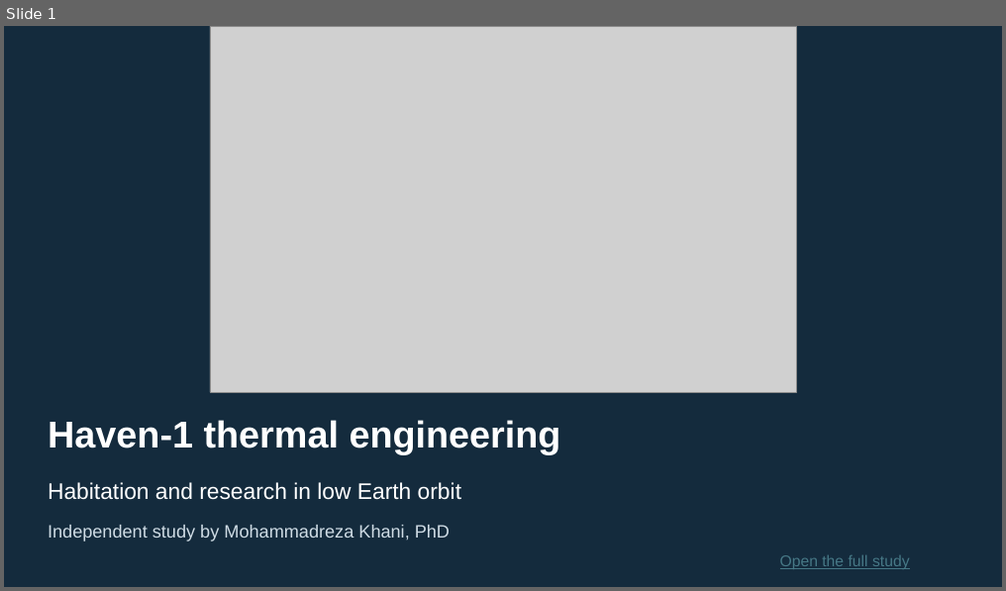
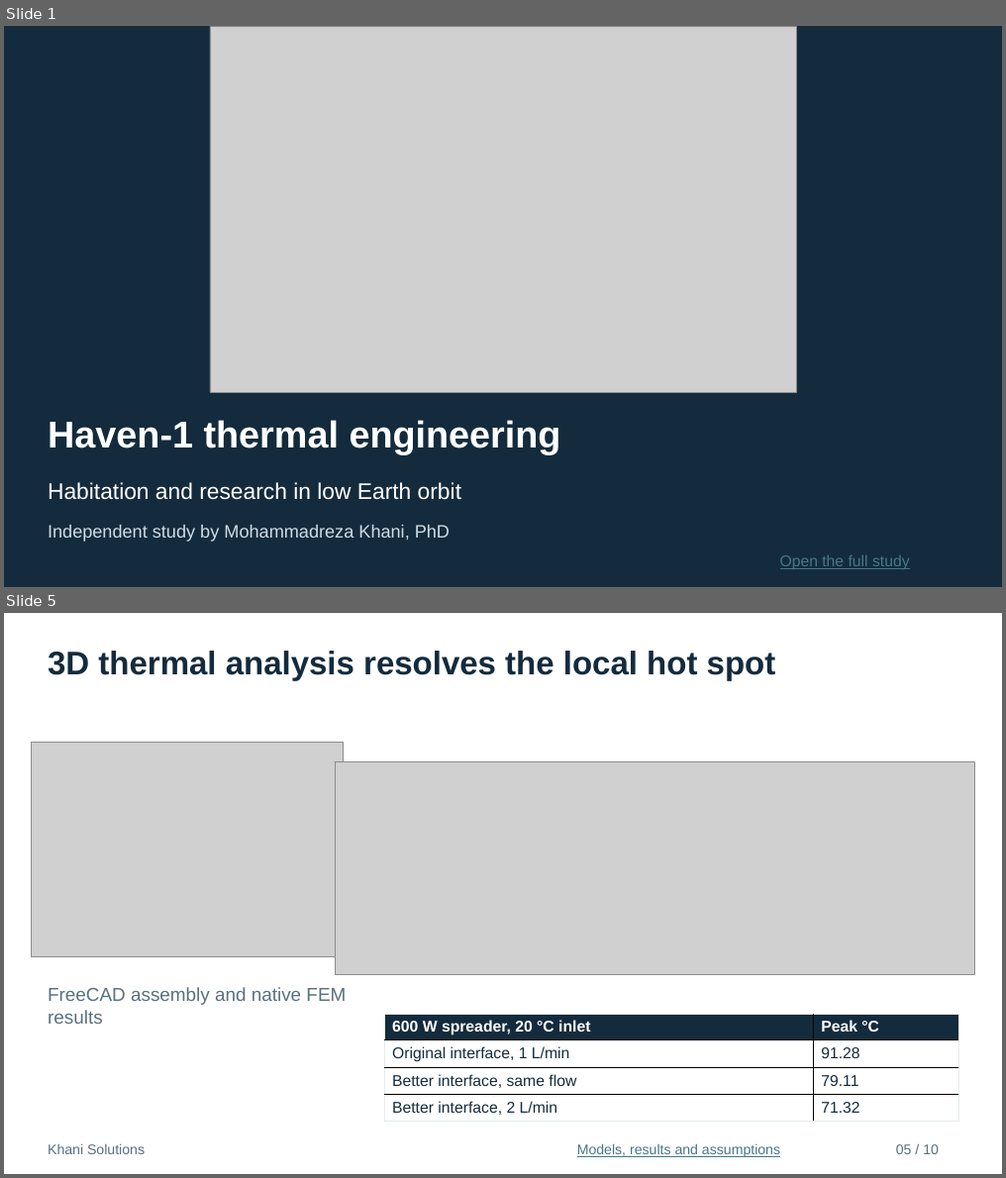
Before and after one commit to mrkhani88/khani-solutions-site, a slide deck: assets/studies/vast-haven-1/interview/Haven1_Thermal_Engineering_Interview.pptx. Shown one above the other, each under a label of ours: slide 1 before the commit, slides 1 and 5 after it; the slides between them are not shown. The pictures are 1006x591 and 1006x1178 pixels, drawn with LibreOffice and Linux fonts; fonts in the diff are those of the drawing; grey boxes stand for pictures. Boxes give left, top, right and bottom in pixels: in the first picture for what was removed or moved away, otherwise in the second. Text is boxed around its words. In the diff, an @@ line names an element or a change of style, - is before the commit and + after.

Commit message:
Connect Haven thermal CFD and FEM study and update ten-slide interview deck

```diff
--- a/assets/studies/vast-haven-1/interview/Haven1_Thermal_Engineering_Interview.pptx
+++ b/assets/studies/vast-haven-1/interview/Haven1_Thermal_Engineering_Interview.pptx
@@ slide 5 added at (4,613,1002,1174), background #FFFFFF @@
@@ text added at (48,651,776,681), 31.5 pt, text #142B3D, bold @@
+3D thermal analysis resolves the local hot spot
@@ picture added at (31,743,344,957) @@
@@ picture added at (336,761,975,975) @@
@@ text added at (48,987,346,1024), 18 pt, text #587081 @@
+FreeCAD assembly and native FEM results
@@ table added at (384,1014,958,1121), 4 rows, 2 columns @@
+600 W spreader, 20 °C inlet | Peak °C
+Original interface, 1 L/min | 91.28
+Better interface, same flow | 79.11
+Better interface, 2 L/min | 71.32
@@ text added at (48,1144,145,1155), 13.5 pt, text #587081 @@
+Khani Solutions
@@ text added at (577,1144,780,1157), 13.5 pt, text #467886, underline @@
+Models, results and assumptions
@@ text added at (896,1145,939,1155), 13.5 pt, text #587081 @@
+05 / 10
```
Also in this commit, not shown: 2 slides changed, 6 other slides added, 4 slides removed, 23 other files.
